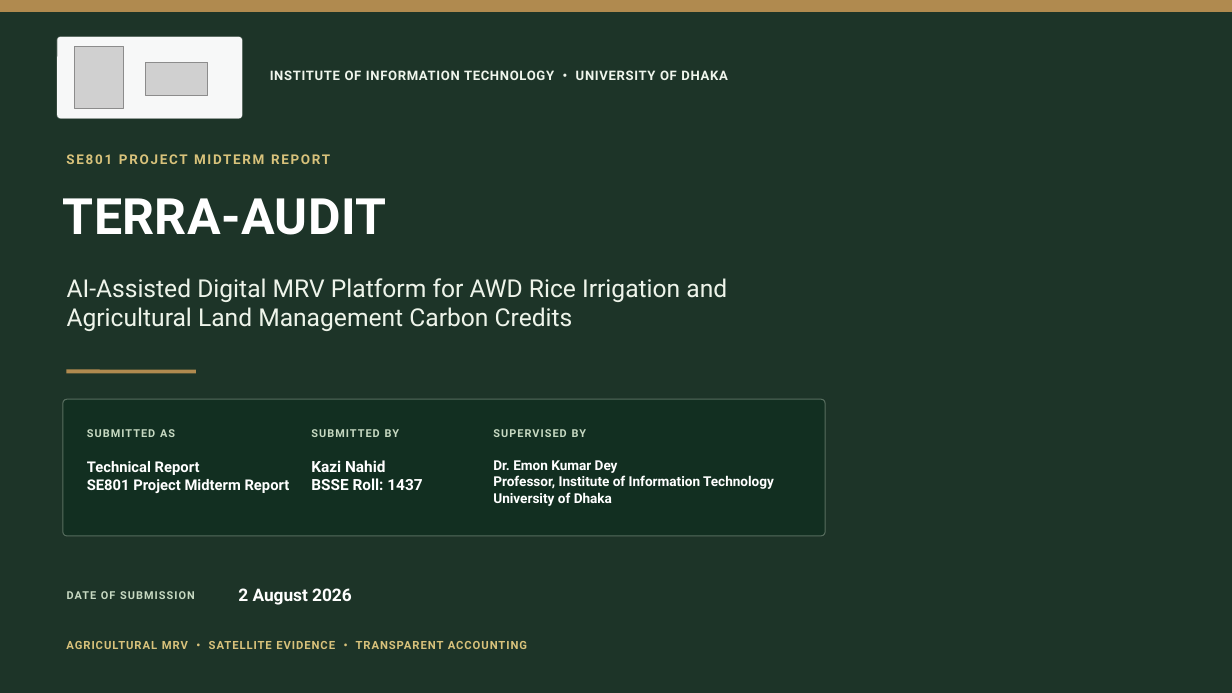
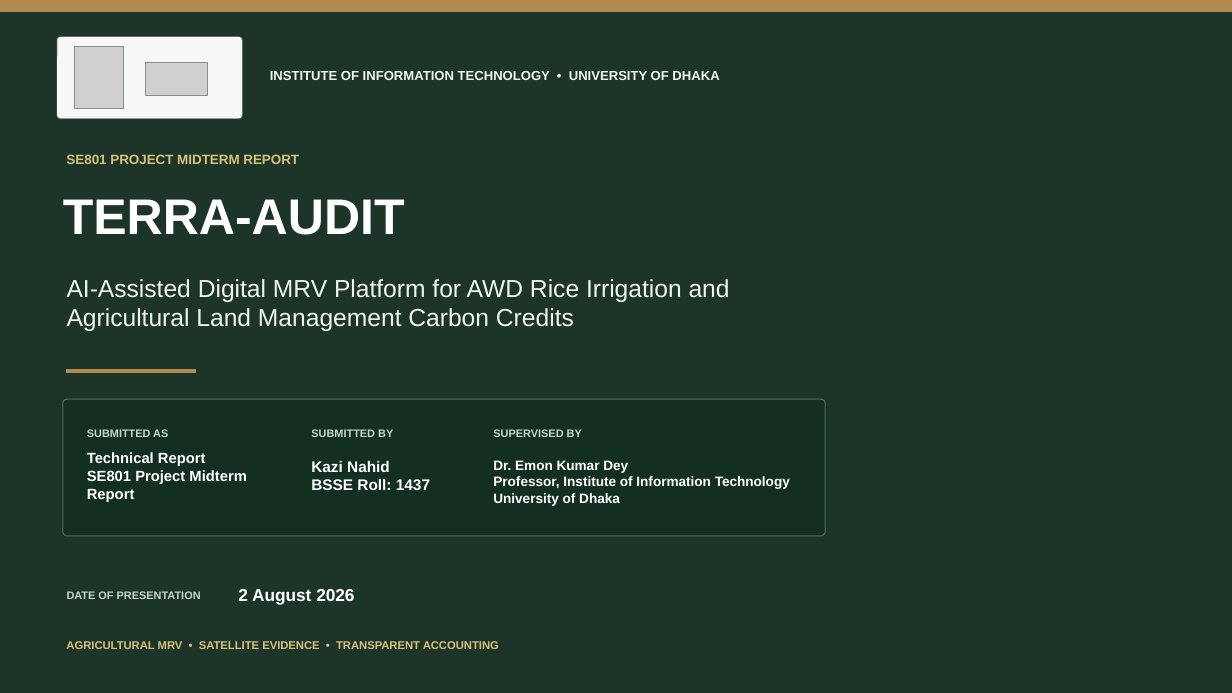
Before and after one commit to knah1d/terra-audit, a slide deck: slide 1 of docs/Terra-Audit_SE801_Midterm_Presentation.pptx. Drawn at 1232x693 pixels with LibreOffice and Linux fonts; fonts in the diff are those of the drawing; grey boxes stand for pictures; background and template pictures are left out; a plain dark background stands for a picture behind light text. Boxes give left, top, right and bottom in pixels: in the first picture for what was removed or moved away, otherwise in the second. Text is boxed around its words. In the diff, an @@ line names an element or a change of style, - is before the commit and + after.

Commit message:
ppt

```diff
--- a/docs/Terra-Audit_SE801_Midterm_Presentation.pptx
+++ b/docs/Terra-Audit_SE801_Midterm_Presentation.pptx
@@ text "INSTITUTE OF INFORMATION TECHNOLOGY • ..." at (270, 71, 719, 80): font Roboto to Arial, letter spacing 0.5 to 0 pt @@
@@ text "SE801 PROJECT MIDTERM REPORT" at (66, 154, 299, 164): font Roboto to Arial, letter spacing 1.4 to 0 pt @@
@@ text "TERRA-AUDIT" at (63, 199, 405, 235): font Roboto to Arial, letter spacing 0.3 to 0 pt @@
@@ text at (67, 591, 201, 599): text changed; font Roboto to Arial @@
-DATE OF SUBMISSION
+DATE OF PRESENTATION
@@ font Roboto to Arial in 5 elements at (67, 279, 730, 331), (87, 452, 246, 502), (311, 461, 430, 490), (493, 460, 790, 506), (238, 589, 354, 604) @@
@@ font Roboto to Arial, letter spacing 0.8 to 0 pt in 4 elements at (87, 429, 168, 437), (311, 429, 393, 437), (493, 429, 582, 437), (66, 641, 499, 649) @@
```
Also in this commit, not shown: 33 other slides changed.
